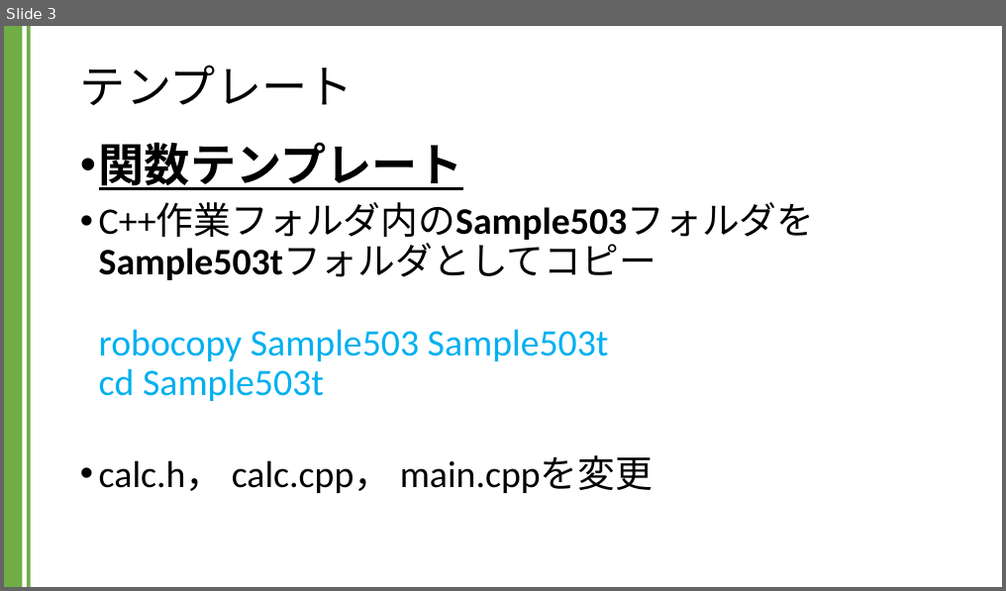
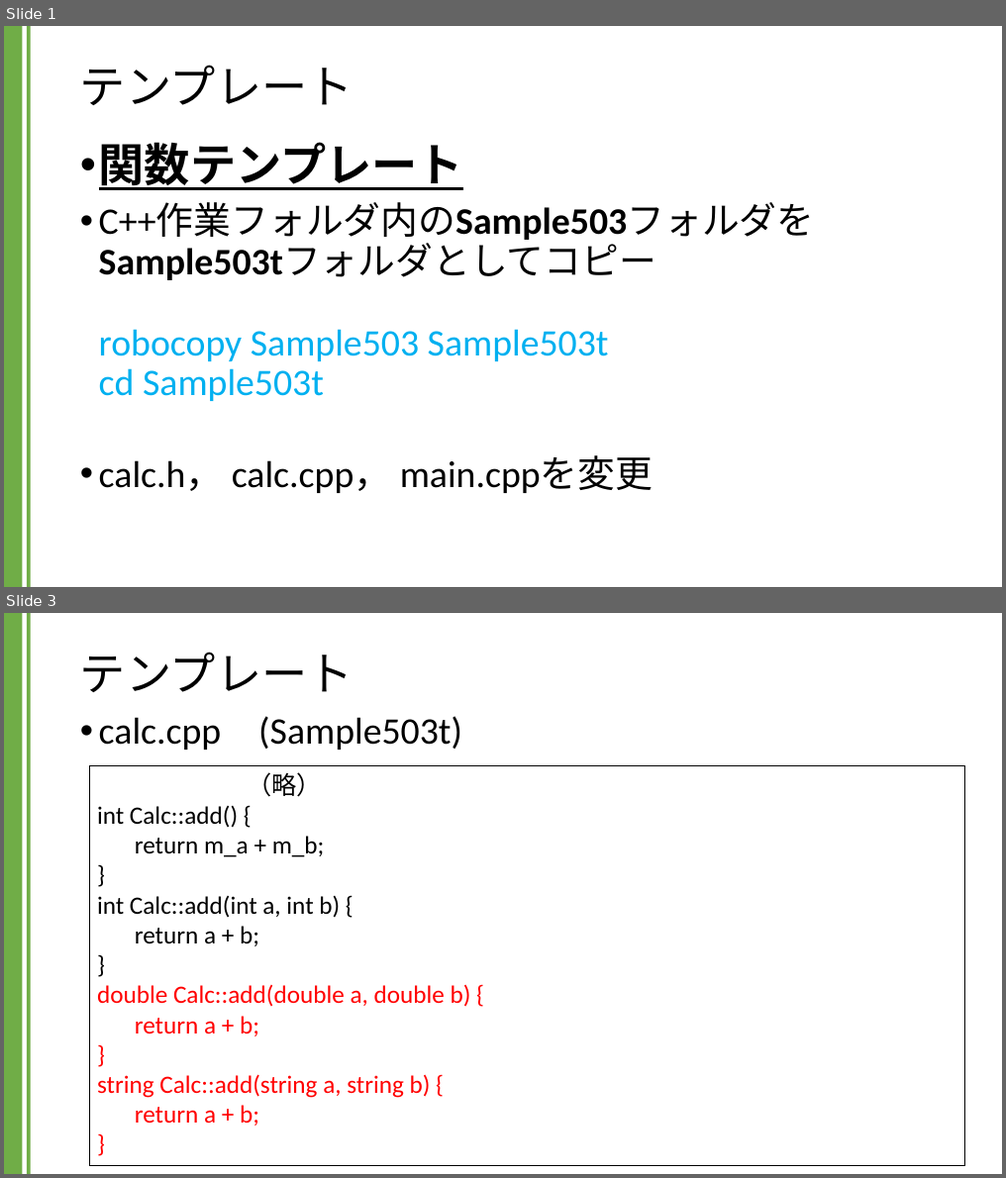
Before and after one commit to kic-murata/cpp2024, a slide deck: 授業資料/講義資料：テンプレート.pptx. Shown one above the other, each under a label of ours: slide 3 before the commit, slides 1 and 3 after it; the slides between them are not shown. The pictures are 1006x591 and 1006x1178 pixels, drawn with LibreOffice and Linux fonts; fonts in the diff are those of the drawing. Boxes give left, top, right and bottom in pixels: in the first picture for what was removed or moved away, otherwise in the second. Text is boxed around its words. In the diff, an @@ line names an element or a change of style, - is before the commit and + after.

```diff
--- a/授業資料/講義資料：テンプレート.pptx
+++ b/授業資料/講義資料：テンプレート.pptx
@@ slide 3 added at [4, 613, 1002, 1174], background #FFFFFF; not listed: 2 template elements that a slide beside it also shows @@
@@ title added at [80, 652, 353, 692], 44 pt, text #000000 @@
+テンプレート
@@ text added at [99, 716, 462, 750], 36 pt, text #000000 @@
+• calc.cpp (Sample503t)
@@ rectangle added at [90, 765, 965, 1166], outline #000000 0.75 pt, 24 pt, text #FF0000 @@
+（略）
+int Calc::add() {
+return m_a + m_b;
+}
+int Calc::add(int a, int b) {
+return a + b;
+}
+double Calc::add(double a, double b) {
+return a + b;
+}
+string Calc::add(string a, string b) {
+return a + b;
+}
@@ what was slide 3 is now slide 1 @@
```
Also in this commit, not shown: 2 slides changed, 2 other slides added.
